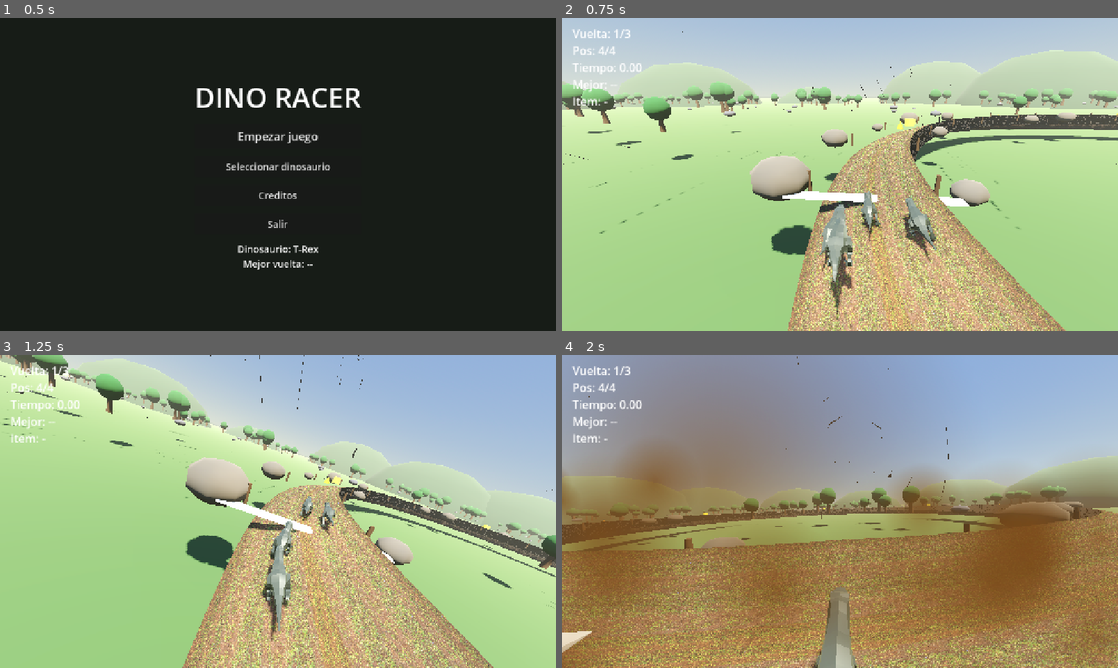
Above: before the commit, frames 1-4 (two rows, left to right).
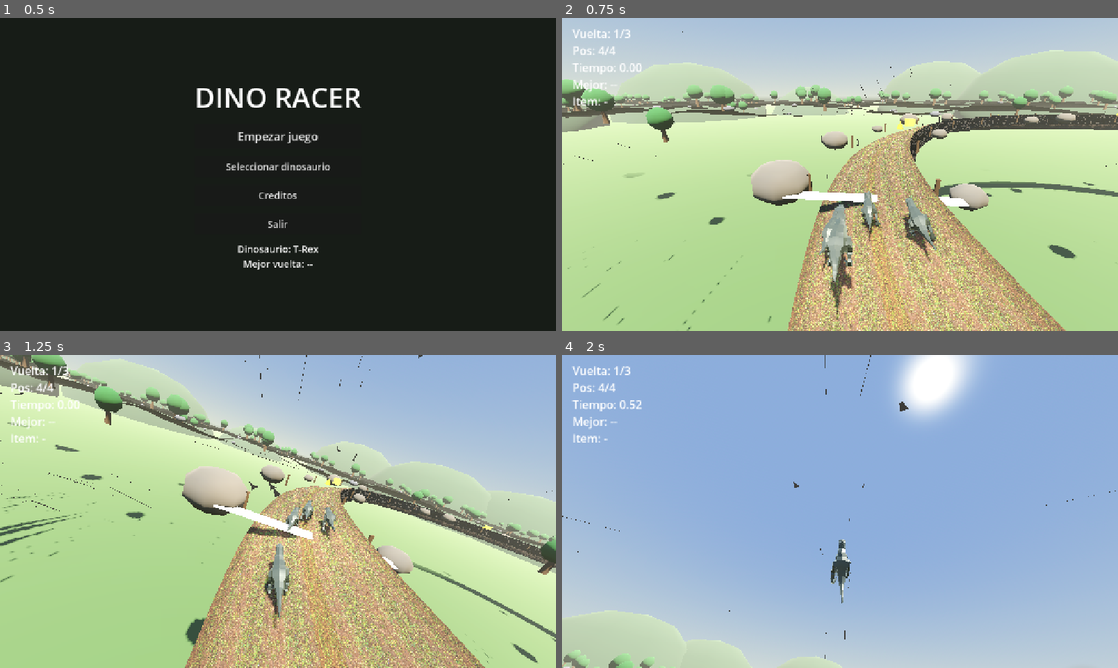
Above: after the commit, the same moments.

Repository: antoniojmonge/dinogame
Game: Godot game, scene res://scenes/menu.tscn
The game is run twice, just before and just after one commit, with the same random seed, the same clock (stepped at 60 frames per second) and the same inputs.
Inputs:
- Up to frame 1 (0.5 s): no input
- Up to frame 2 (0.75 s): click "Empezar juego" at 0.5 s
- Up to frame 3 (1.25 s): no input
- Up to frame 4 (2 s): tap Enter at 1.25 s; hold D (move_right) from 1.28 s (still down); tap E (ability) at 1.35 s; tap Space (jump) at 1.52 s

Frame 1 is identical in both runs. In frame 2, 9.4% of the frame differs, in the area x 0-100%, y 19-100%; in frame 3, 25%; in frame 4, 92%, in the area x 0-100%, y 0-100%.

Commit message:
Terreno con colinas suaves alrededor (plano junto a la pista)
- _terrain_height: plano junto a la pista y ondulado natural mas alla

- Suelo de seguridad bajado a -25 (evita superposicion)

Diff:
--- a/scripts/track.gd
+++ b/scripts/track.gd
@@ -418,8 +418,18 @@
 
 
 func _terrain_height(x: float, z: float) -> float:
-	# Terreno plano por el momento (sin colinas ni terraplenes).
-	return -0.3
+	# Plano junto a la pista y colinas suaves alrededor (natural).
+	var edge := road_width * 0.5 + 4.0
+	var best_d := INF
+	for i in _path.size():
+		var p: Vector3 = _path[i]
+		var d := Vector2(x - p.x, z - p.z).length()
+		if d < best_d:
+			best_d = d
+	var t := clampf((best_d - edge) / 45.0, 0.0, 1.0)
+	t = t * t * (3.0 - 2.0 * t)
+	var n := _terrain_noise.get_noise_2d(x, z) * 4.0
+	return -0.6 + n * t
 
 
 func _build_base_floor() -> void:
@@ -430,7 +440,7 @@
 	var mat := StandardMaterial3D.new()
 	mat.albedo_color = Color(0.28, 0.42, 0.2)
 	mi.material_override = mat
-	mi.position = Vector3(60, -6, -50)
+	mi.position = Vector3(60, -25, -50)
 	add_child(mi)
 
 	var body := StaticBody3D.new()
@@ -440,7 +450,7 @@
 	shape.size = Vector3(3000, 2, 3000)
 	cs.shape = shape
 	body.add_child(cs)
-	body.position = Vector3(60, -7, -50)
+	body.position = Vector3(60, -26, -50)
 	add_child(body)
 
 
Binary file added: shot_game.png
Binary file added: shot_side.png
